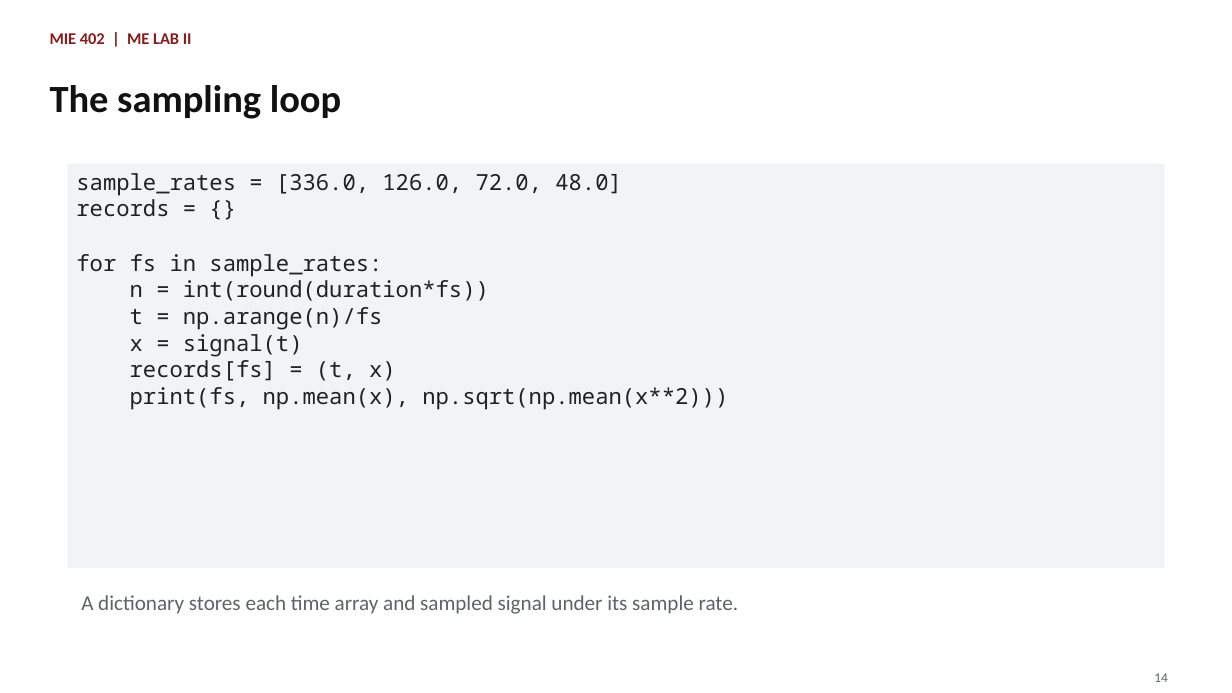
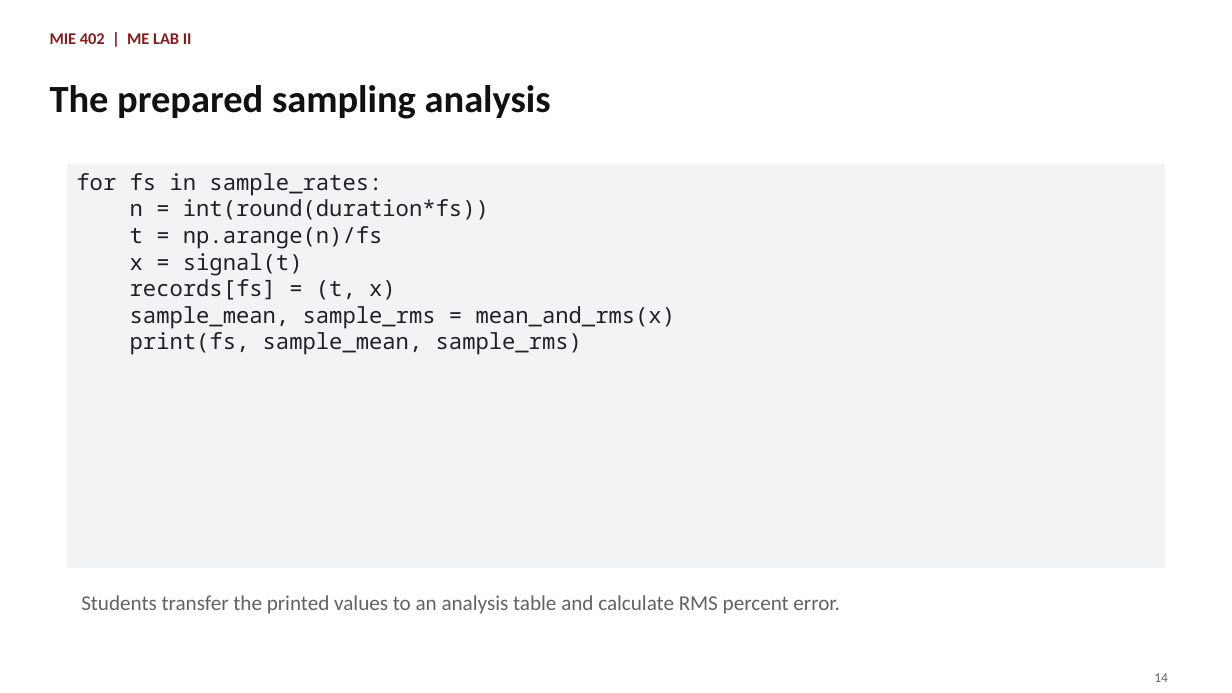
Before and after one commit to Ehsan-Roohi/MIE402-Lab, a slide deck: slide 14 of site/docs/MIE402_Lecture02_Sampling_Jupyter_PreLab1_Fall2026.pptx. Drawn at 1232x693 pixels with LibreOffice and Linux fonts; fonts in the diff are those of the drawing. Boxes give left, top, right and bottom in pixels: in the first picture for what was removed or moved away, otherwise in the second. Text is boxed around its words. In the diff, an @@ line names an element or a change of style, - is before the commit and + after.

Commit message:
Refocus Pre-Lab 1 on data analysis

```diff
--- a/site/docs/MIE402_Lecture02_Sampling_Jupyter_PreLab1_Fall2026.pptx
+++ b/site/docs/MIE402_Lecture02_Sampling_Jupyter_PreLab1_Fall2026.pptx
@@ text at (50, 85, 551, 119): text changed @@
-The sampling loop
+The prepared sampling analysis
@@ text in rectangle at (76, 173, 622, 217): paragraphs removed @@
-sample_rates = [336.0, 126.0, 72.0, 48.0]
-records = {}
@@ text in rectangle at (130, 306, 676, 355): text changed @@
-print(fs, np.mean(x), np.sqrt(np.mean(x**2)))
+sample_mean, sample_rms = mean_and_rms(x)
+print(fs, sample_mean, sample_rms)
@@ text at (81, 595, 840, 614): text changed @@
-A dictionary stores each time array and sampled signal under its sample rate.
+Students transfer the printed values to an analysis table and calculate RMS percent error.
```
Also in this commit, not shown: 4 other slides changed, 5 other files.
